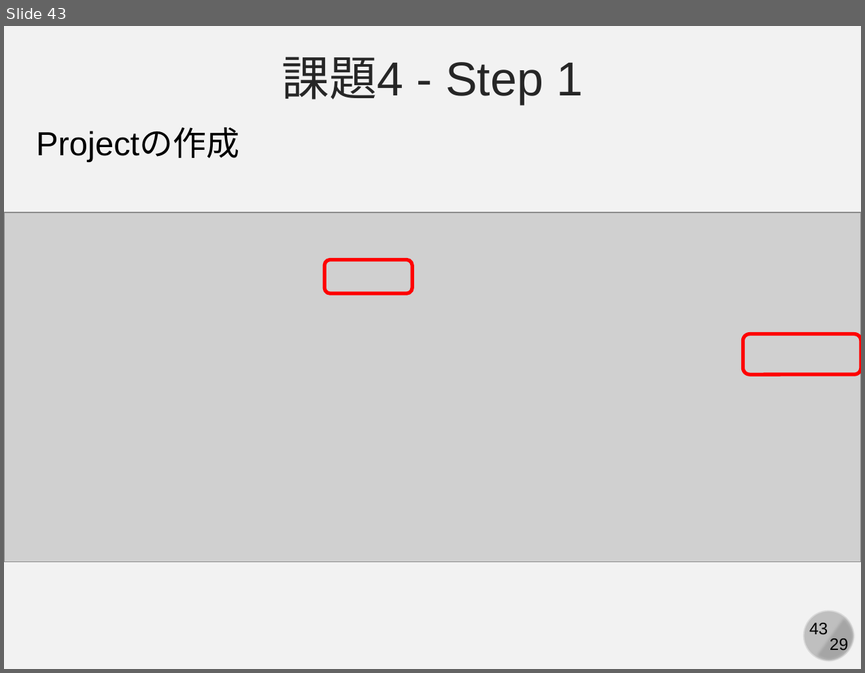
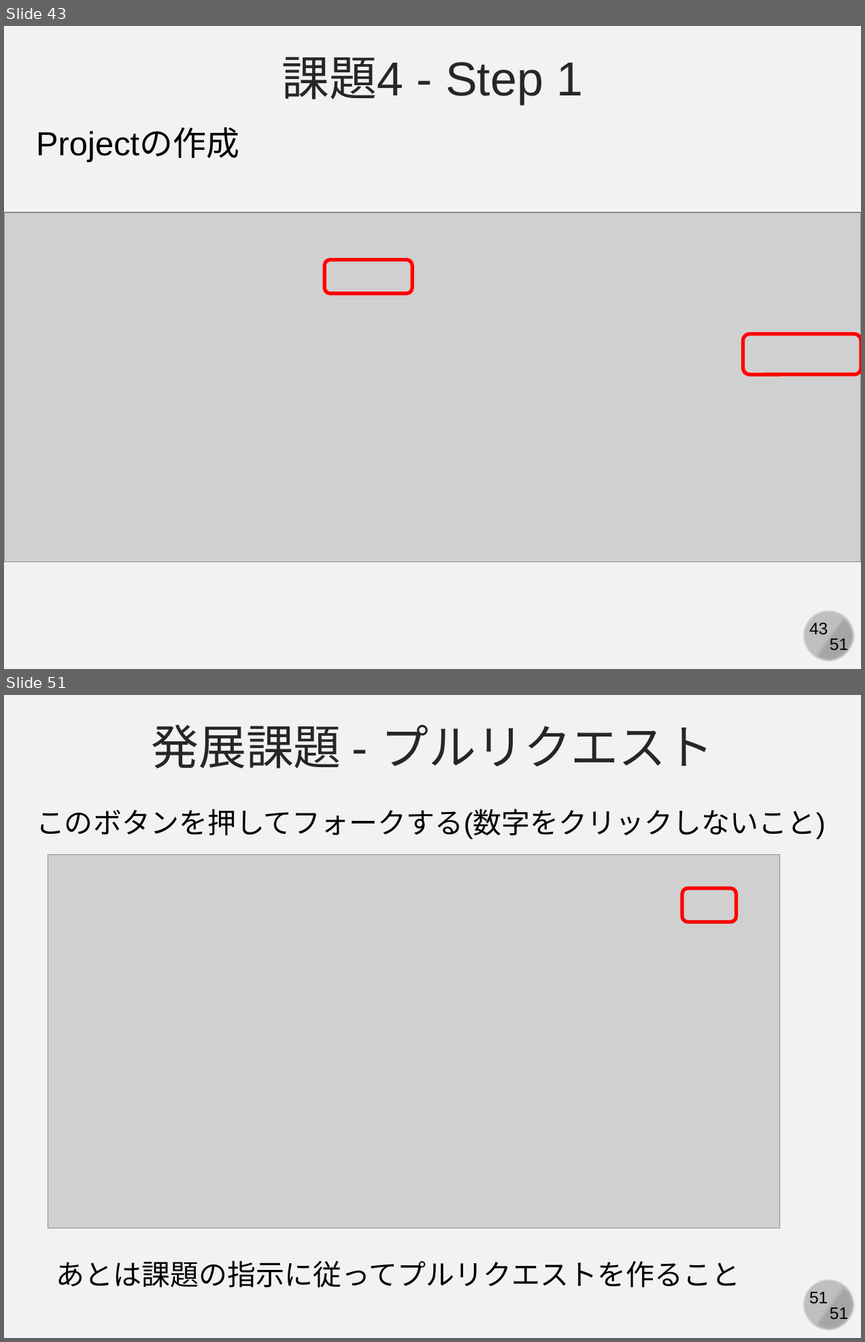
Before and after one commit to kaityo256/github, a slide deck: practice_github/fig/github_ex03.pptx. Shown one above the other, each under a label of ours: slide 43 before the commit, slides 43 and 51 after it; the slides between them are not shown. The pictures are 865x673 and 865x1342 pixels, drawn with LibreOffice and Linux fonts; fonts in the diff are those of the drawing; grey boxes stand for pictures. Boxes give left, top, right and bottom in pixels: in the first picture for what was removed or moved away, otherwise in the second. Text is boxed around its words. In the diff, an @@ line names an element or a change of style, - is before the commit and + after.

```diff
--- a/practice_github/fig/github_ex03.pptx
+++ b/practice_github/fig/github_ex03.pptx
@@ slide 51 added at (x1=4, y1=695, x2=861, y2=1338), background #F2F2F2; not listed: 4 template elements that a slide beside it also shows @@
@@ text added at (x1=151, y1=724, x2=714, y2=768), 40 pt, text #262626 @@
+発展課題 - プルリクエスト
@@ text added at (x1=36, y1=809, x2=825, y2=839), 24 pt, text #000000 @@
+このボタンを押してフォークする(数字をクリックしないこと)
@@ picture added at (x1=48, y1=854, x2=779, y2=1228) @@
@@ rounded rectangle added at (x1=682, y1=888, x2=736, y2=921), outline #FF0000 3 pt @@
@@ text added at (x1=56, y1=1260, x2=740, y2=1287), 24 pt, text #000000 @@
+あとは課題の指示に従ってプルリクエストを作ること
@@ slide 43 changed as well @@
@@ text at (x1=830, y1=638, x2=848, y2=654): text changed @@
-29
+51
```
Also in this commit, not shown: 42 other slides changed, 7 other slides added.
